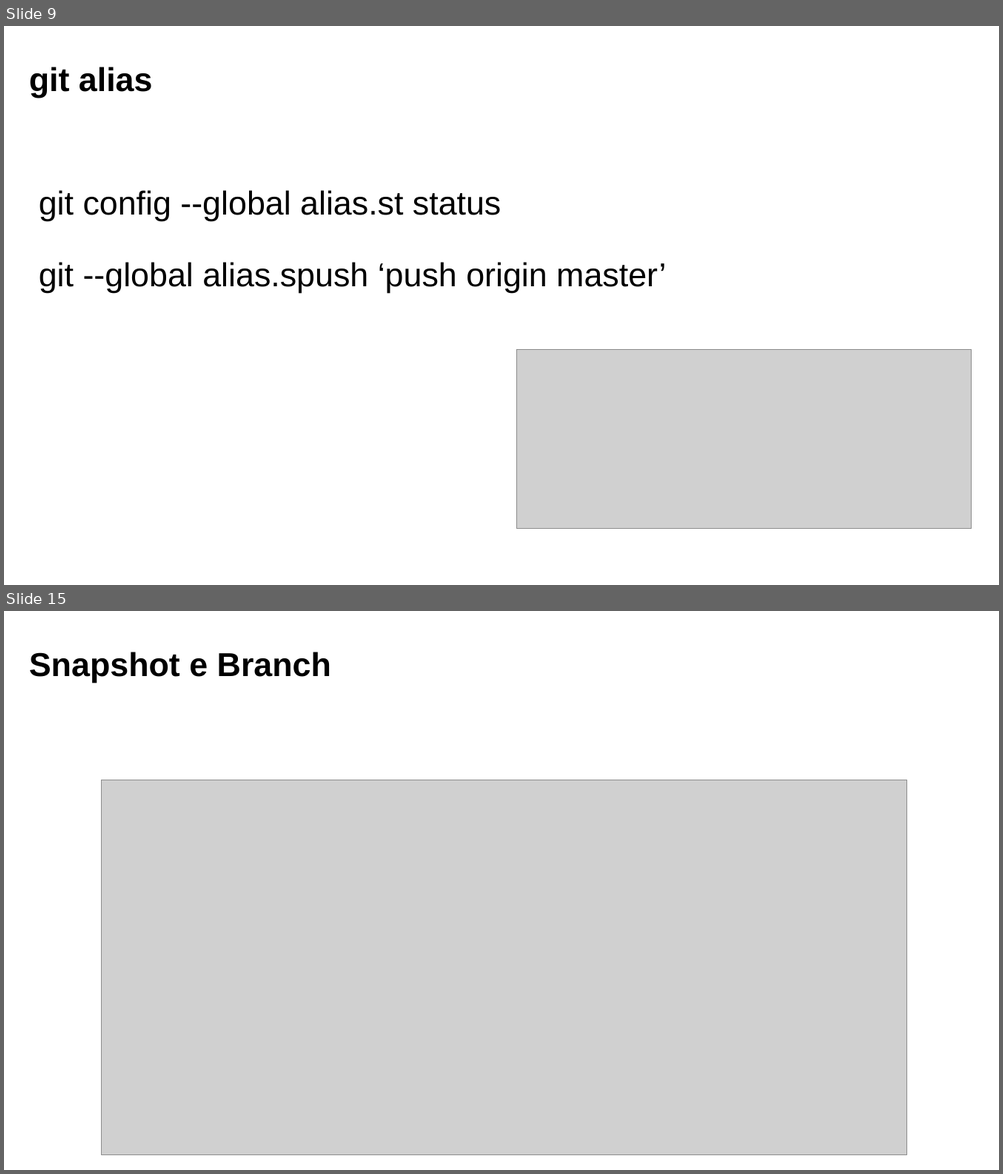
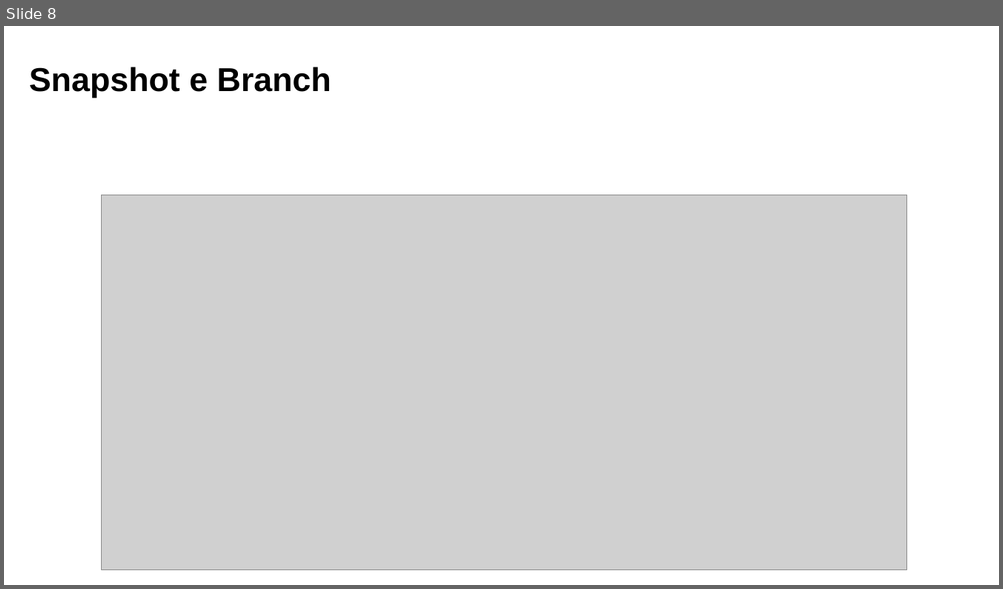
Before and after one commit to yunoguthi/testeCursoGit, a slide deck: aula03.pptx. Shown one above the other, each under a label of ours: slides 9 and 15 before the commit, slide 8 after it; the slides between them are not shown. The pictures are 1003x1174 and 1003x589 pixels, drawn with LibreOffice and Linux fonts; fonts in the diff are those of the drawing; grey boxes stand for pictures; background and template pictures are left out. Boxes give left, top, right and bottom in pixels: in the first picture for what was removed or moved away, otherwise in the second. Text is boxed around its words. In the diff, an @@ line names an element or a change of style, - is before the commit and + after.

```diff
--- a/aula03.pptx
+++ b/aula03.pptx
@@ slide 9 removed at bbox=[4, 26, 999, 585], background #FFFFFF @@
@@ text removed at bbox=[29, 67, 153, 98] @@
-git alias
@@ text removed at bbox=[39, 190, 666, 293] @@
-git config --global alias.st status
-git --global alias.spush ‘push origin master’
@@ picture removed at bbox=[517, 350, 971, 530] @@
@@ what was slide 15 is now slide 8 @@
```
Also in this commit, not shown: 10 other slides removed, 1 other file.
